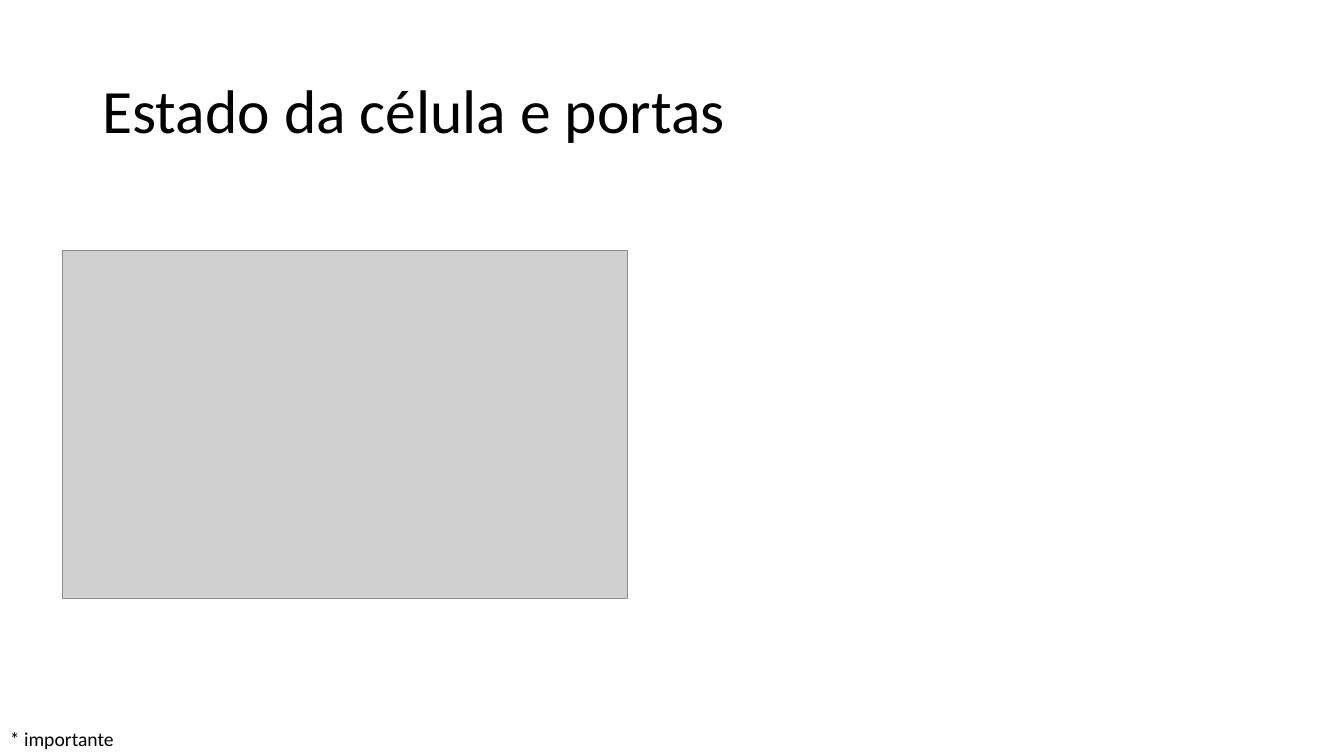
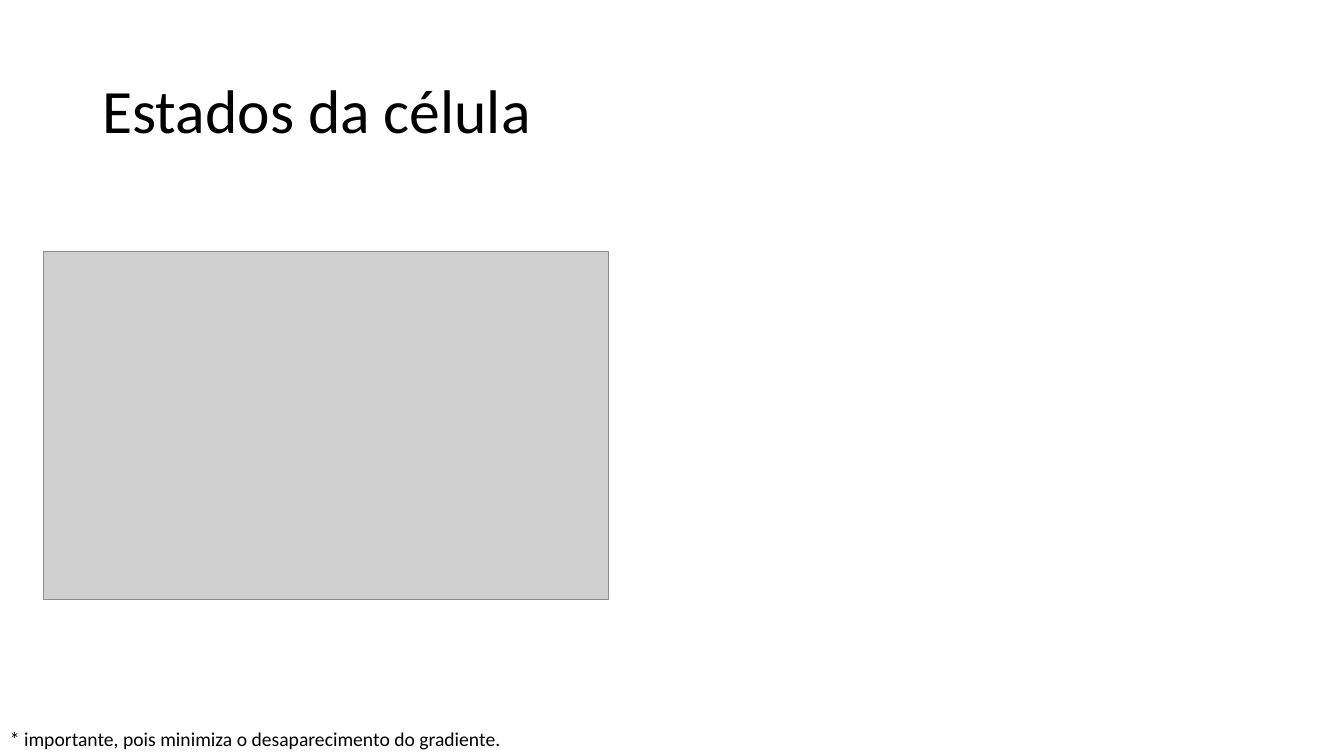
Before and after one commit to zz4fap/c24_inteligencia_artificial, a slide deck: slide 42 of slides/C24_RNN.pptx (slide 40 before the commit). Drawn at 1344x756 pixels with LibreOffice and Linux fonts; fonts in the diff are those of the drawing; grey boxes stand for pictures. Boxes give left, top, right and bottom in pixels: in the first picture for what was removed or moved away, otherwise in the second. Text is boxed around its words. In the diff, an @@ line names an element or a change of style, - is before the commit and + after.

```diff
--- a/slides/C24_RNN.pptx
+++ b/slides/C24_RNN.pptx
@@ title at [102, 90, 531, 134]: text changed @@
-Estado da célula e portas
+Estados da célula
@@ picture: place and size @@
-picture at [63, 250, 628, 598]
+picture at [43, 252, 609, 600]
@@ text removed at [24, 732, 114, 749] @@
-* importante
@@ text added at [24, 732, 500, 750], 14 pt, text #000000 @@
+* importante, pois minimiza o desaparecimento do gradiente.
```
Also in this commit, not shown: 12 other slides changed, 2 slides added, 2 other files.
